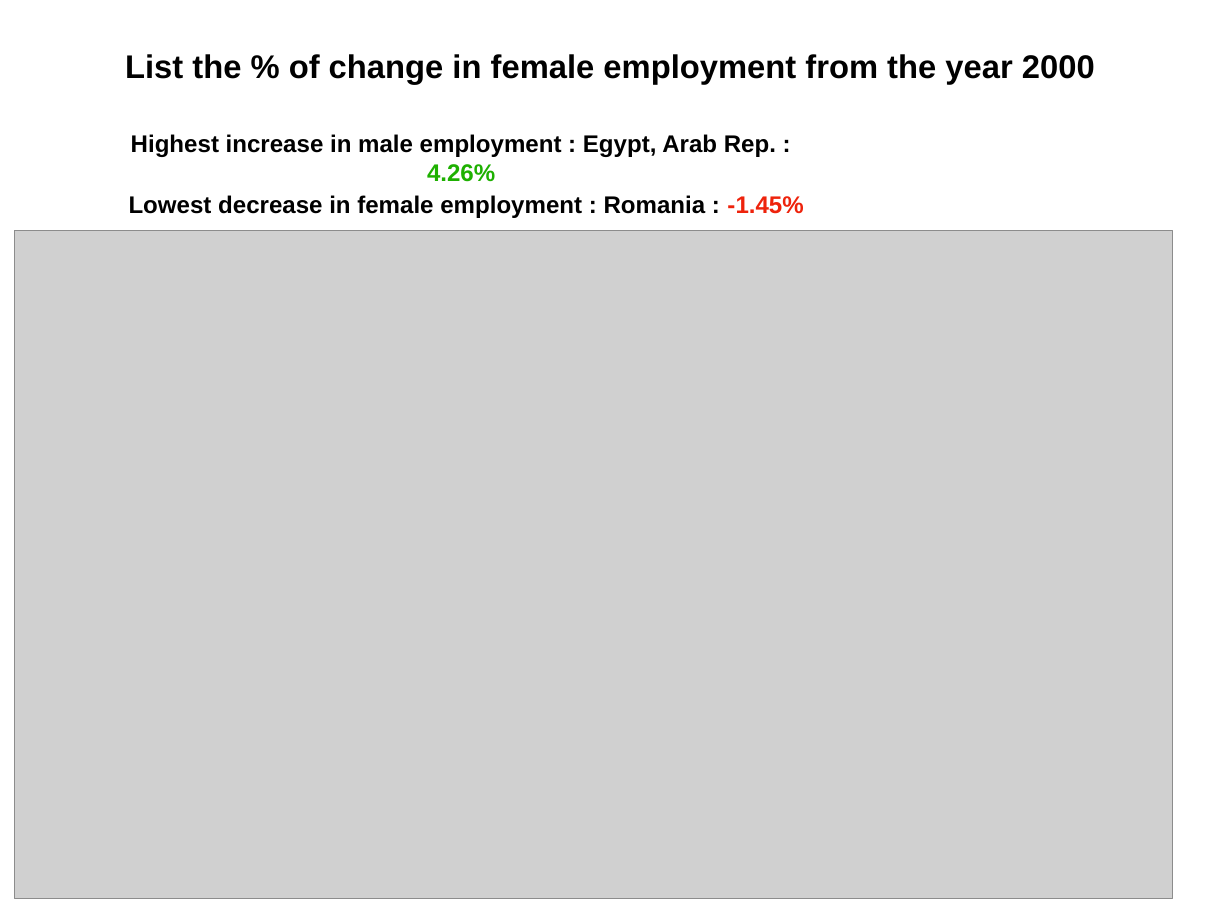
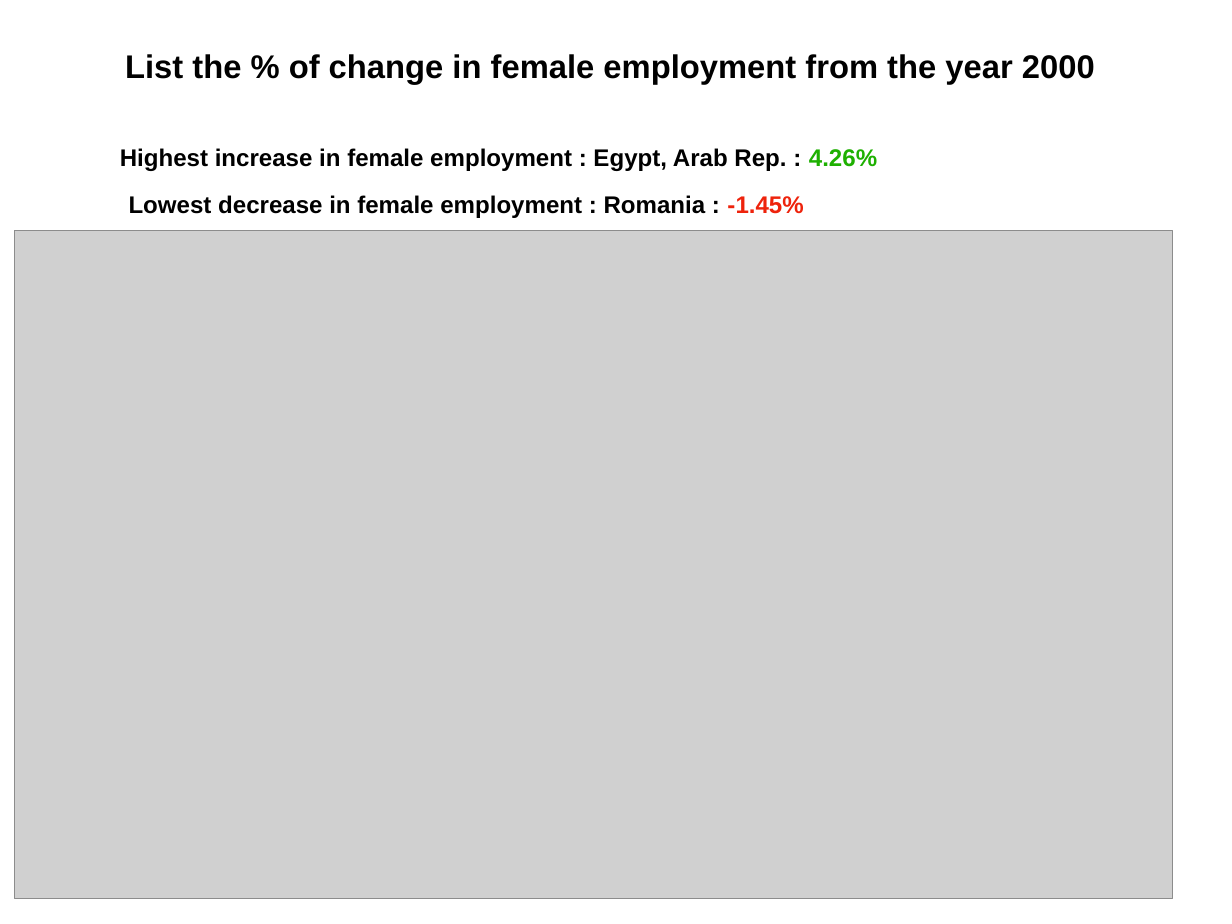
Before and after one commit to Dec-17-Big-Data/project1-Leon-Wilson, a slide deck: slide 6 of project-1-powerpoint.pptx. Drawn at 1232x924 pixels with LibreOffice and Linux fonts; fonts in the diff are those of the drawing; grey boxes stand for pictures. Boxes give left, top, right and bottom in pixels: in the first picture for what was removed or moved away, otherwise in the second. Text is boxed around its words. In the diff, an @@ line names an element or a change of style, - is before the commit and + after.

Commit message:
Fixed error in presentation slide

```diff
--- a/project-1-powerpoint.pptx
+++ b/project-1-powerpoint.pptx
@@ text at [120,148,877,171]: text changed @@
-Highest increase in male employment : Egypt, Arab Rep. : 4.26%
+Highest increase in female employment : Egypt, Arab Rep. : 4.26%
```
